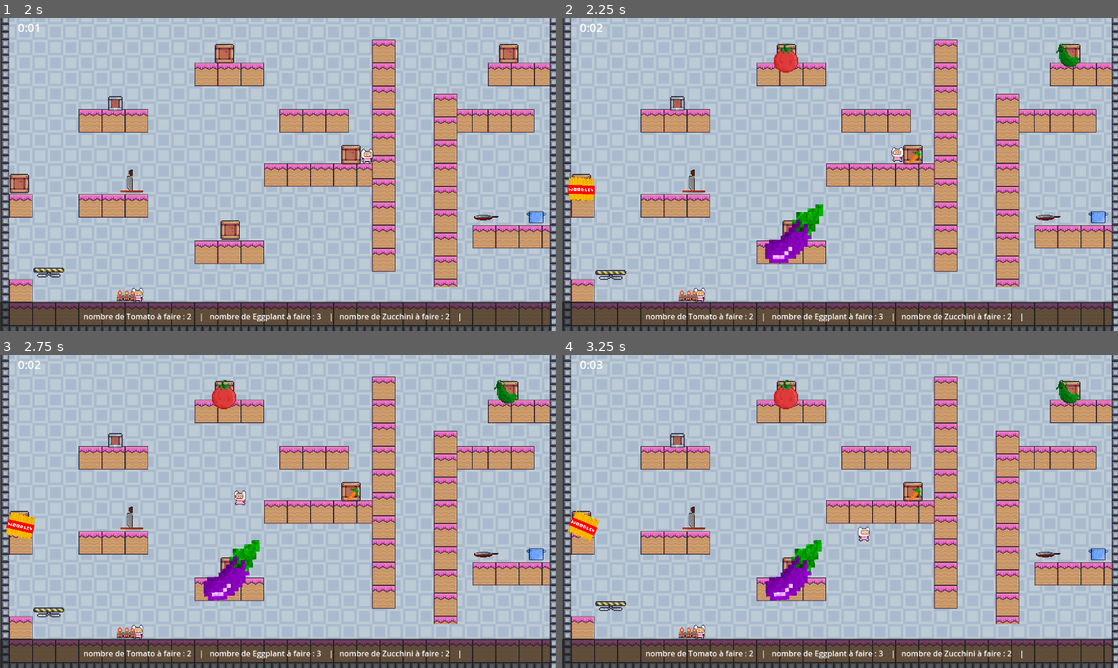
Above: before the commit, frames 1-4 (two rows, left to right).
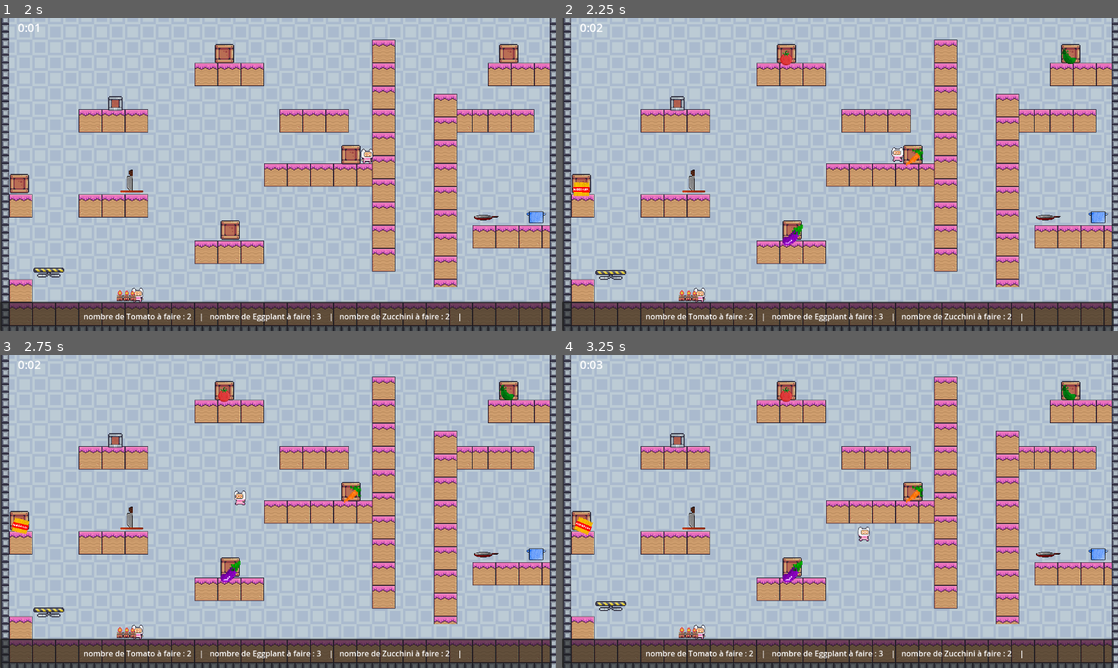
Above: after the commit, the same moments.

Repository: queer-frogs/undercooked
Game: Godot game, scene res://node.tscn
Two runs of this game, one before a commit and one after it. Both use one fixed random seed, a clock stepped at 60 frames per second and the inputs below.
Inputs:
- Up to frame 1 (2 s): hold Right (move_right_1) from 0.53 s (still down); tap Alt (dash_1) at 0.6 s; tap Shift (jump_1) at 0.77, 1.52 s; tap Q (dash_2) at 1.35 s
- Up to frame 2 (2.25 s): release Right (move_right_1) at 2.03 s; hold Left (move_left_1) from 2.03 s (still down); tap E (interact_1) at 2.1 s
- Up to frame 3 (2.75 s): keep holding Left (move_left_1)
- Up to frame 4 (3.25 s): release Left (move_left_1) at 2.78 s; hold Right (move_right_1) from 2.78 s (still down); tap U (interact_2) at 2.85 s; tap Shift (jump_1) at 3.02 s

Frame 1 is identical in both runs. In frame 2, 1.6% of the frame differs, in the area x 1-94%, y 8-79%; in frame 3, 1.6%; in frame 4, 1.6%, in the area x 0-94%, y 8-79%.

Commit message:
scaling done et ajout des animations manquantes

Diff:
--- a/Ingredient.gd
+++ b/Ingredient.gd
@@ -21,47 +21,85 @@
 	# Ingredients
 	if itemType == "Zucchini":
 		$Sprite.play("Zucchini")
+		$Sprite.scale = Vector2(1.3, 1.3)
 		chopResult = "choppedZucchini"
 	elif itemType == "Tomato":
 		$Sprite.play("Tomato")
 		chopResult = "choppedTomato"
 	elif itemType == "Noodles":
 		$Sprite.play("Noodles")
+		$Sprite.scale = Vector2(1.2, 1.2)
 		boilResult = "boiledNoodles"
-	elif itemType == "Coal":
+	elif itemType == "boiledNoodles":
+		$Sprite.play("boiledNoodles")
+		$Sprite.scale = Vector2(1.3, 1.3)
+	elif itemType == "coal":
 		$Sprite.play("coal")
+		$Sprite.scale = Vector2(1.3, 1.3)
 	elif itemType == "Eggplant":
 		$Sprite.play("Eggplant")
+		$Sprite.scale = Vector2(0.7, 0.7)
 		chopResult = "choppedEggplant"
 	elif itemType == "Carrot":
 		$Sprite.play("Carrot")
+		$Sprite.scale = Vector2(2.7, 2.7)
 		chopResult = "choppedCarrot"
 	elif itemType == "choppedTomato":
 		$Sprite.play("choppedTomato")
+		$Sprite.scale = Vector2(1.3, 1.3)
 		chopResult = "choppedTomato"
 		wokResult = "cookedTomato"
 	elif itemType == "choppedCarrot":
 		$Sprite.play("choppedCarrot")
+		$Sprite.scale = Vector2(1.3, 1.3)
 		chopResult = "choppedCarrot"
 		wokResult = "cookedCarrot"
 	elif itemType == "choppedEggplant":
 		$Sprite.play("choppedEggplant")
+		$Sprite.scale = Vector2(1.3, 1.3)
 		chopResult = "choppedEggplant"
 		wokResult = "cookedEggplant"
-	elif itemType == "Moussaka":
+	elif itemType == "choppedZucchini":
+		$Sprite.play("choppedZucchini")
+		$Sprite.scale = Vector2(1.3, 1.3)
+		chopResult = "choppedZucchini"
+		wokResult = "cookedZucchini"
+
+	elif itemType == "cookedZucchini":
+		$Sprite.play("cookedZucchini")
+	elif itemType == "cookedCarrot":
+		$Sprite.play("cookedCarrot")
+	elif itemType == "cookedTomato":
+		$Sprite.play("cookedTomato")
+	elif itemType == "cookedEggplant":
+		$Sprite.play("cookedEggplant")
+
+	elif itemType == "moussaka":
 		$Sprite.play("Moussaka")
+		dish = true
 		boilResult = "MousseMacabre"
 		wokResult = "MousseMacabre"
 	elif itemType == "MousseMacabre":
+		dish = true
 		$Sprite.play("MousseMacabre")
-	elif itemType == "choppedZucchini":
-		$Sprite.play("choppedZucchini")
-		chopResult = "choppedZucchini"
-		wokResult = "cookedZucchini"
+	elif itemType == "noodles1":
+		dish = true
+		$Sprite.play("noodles1")
+	elif itemType == "noodles2":
+		dish = true
+		$Sprite.play("noodles2")
+	elif itemType == "noodles3":
+		dish = true
+		$Sprite.play("noodles3")
+	elif itemType == "salad":
+		dish = true
+		$Sprite.play("salad")
+
 	# Dishes
 	elif itemType == "plate":
 		dish = true
 		$Sprite.play("apple")
+
 	else:
 		printerr("Error : the type provided is not supported.")
 
--- a/Plating.gd
+++ b/Plating.gd
@@ -12,9 +12,9 @@
 const recipes = {
 	["cookedEggplant", "cookedEggplant", "cookedEggplant"] : "moussaka",
 	["choppedCarrot", "choppedTomato", "choppedZucchini"]: "salad",
-	["boiledNoodles", "cookedCarrot", "cookedTomato"] : "noodle1",
-	["boiledNoodles", "cookedEggplant", "cookedZucchini"] : "noodle2",
-	["boiledNoodles", "cookedTomato", "cookedZucchini"] : "noodle3",
+	["boiledNoodles", "cookedCarrot", "cookedTomato"] : "noodles1",
+	["boiledNoodles", "cookedEggplant", "cookedZucchini"] : "noodles2",
+	["boiledNoodles", "cookedTomato", "cookedZucchini"] : "noodles3",
 }
 
 # Called when the node enters the scene tree for the first time.
--- a/ingredient.tscn
+++ b/ingredient.tscn
@@ -13,12 +13,17 @@
 [ext_resource type="Texture2D" uid="uid://dfuhwhlab3ml7" path="res://vrais assets/zuchini chopped-1.png(1).png" id="9_wr77e"]
 [ext_resource type="Texture2D" uid="uid://chcj1vjvdarsq" path="res://vrais assets/eggplant chopped-1.png(2).png" id="10_1xrvf"]
 [ext_resource type="Texture2D" uid="uid://b7esfauiojgqx" path="res://vrais assets/tomates chopped-1.png.png" id="11_ehdpe"]
+[ext_resource type="Texture2D" uid="uid://bsjp4ftchnnm2" path="res://vrais assets/noodle_boiled.png" id="11_n55dr"]
 [ext_resource type="Texture2D" uid="uid://qhxs264uaieo" path="res://vrais assets/zuchini chopped-1.png.png" id="12_fmom8"]
 [ext_resource type="Texture2D" uid="uid://dt35rkkbjyq6y" path="res://vrais assets/coal-1.png.png" id="13_tbntc"]
 [ext_resource type="Texture2D" uid="uid://6432dv6quqp6" path="res://vrais assets/cooked_carrot.png" id="14_kp7n3"]
 [ext_resource type="Texture2D" uid="uid://bm7mw3ga0lgp7" path="res://vrais assets/eggplant_cooked.png" id="15_lbetq"]
 [ext_resource type="Texture2D" uid="uid://ucacvj5m3ix5" path="res://vrais assets/tomato_cooked.png" id="16_72n6o"]
 [ext_resource type="Texture2D" uid="uid://cyy3ngc23836i" path="res://vrais assets/cooked_zucchini.png" id="17_yti6g"]
+[ext_resource type="Texture2D" uid="uid://c28y83p21nurl" path="res://vrais assets/noodles1.png" id="21_2qwnn"]
+[ext_resource type="Texture2D" uid="uid://dyysh2submsr5" path="res://vrais assets/noodles2.png" id="22_wuh3g"]
+[ext_resource type="Texture2D" uid="uid://cuwvfitw6k2j4" path="res://vrais assets/noodles3.png" id="23_nhe3x"]
+[ext_resource type="Texture2D" uid="uid://clbxns1hvmrdo" path="res://vrais assets/salade.png" id="24_lm2rd"]
 
 [sub_resource type="CircleShape2D" id="CircleShape2D_q7m2h"]
 radius = 11.4018
@@ -395,6 +400,14 @@
 }, {
 "frames": [{
 "duration": 1.0,
+"texture": ExtResource("11_n55dr")
+}],
+"loop": true,
+"name": &"boiledNoodles",
+"speed": 5.0
+}, {
+"frames": [{
+"duration": 1.0,
 "texture": SubResource("AtlasTexture_mkscp")
 }],
 "loop": true,
@@ -463,6 +476,38 @@
 }],
 "loop": true,
 "name": &"cookedZucchini",
+"speed": 5.0
+}, {
+"frames": [{
+"duration": 1.0,
+"texture": ExtResource("21_2qwnn")
+}],
+"loop": true,
+"name": &"noodles1",
+"speed": 5.0
+}, {
+"frames": [{
+"duration": 1.0,
+"texture": ExtResource("22_wuh3g")
+}],
+"loop": true,
+"name": &"noodles2",
+"speed": 5.0
+}, {
+"frames": [{
+"duration": 1.0,
+"texture": ExtResource("23_nhe3x")
+}],
+"loop": true,
+"name": &"noodles3",
+"speed": 5.0
+}, {
+"frames": [{
+"duration": 1.0,
+"texture": ExtResource("24_lm2rd")
+}],
+"loop": true,
+"name": &"salade",
 "speed": 5.0
 }]
 
@@ -479,9 +524,8 @@
 
 [node name="Sprite" type="AnimatedSprite2D" parent="."]
 texture_filter = 1
-scale = Vector2(2, 2)
 sprite_frames = SubResource("SpriteFrames_p6m21")
-animation = &"MousseMacabre"
+animation = &"salade"
 
 [node name="PickArea" type="Area2D" parent="."]
 collision_layer = 2
Not shown: 1 places in ingredient.tscn that only renumber resources
